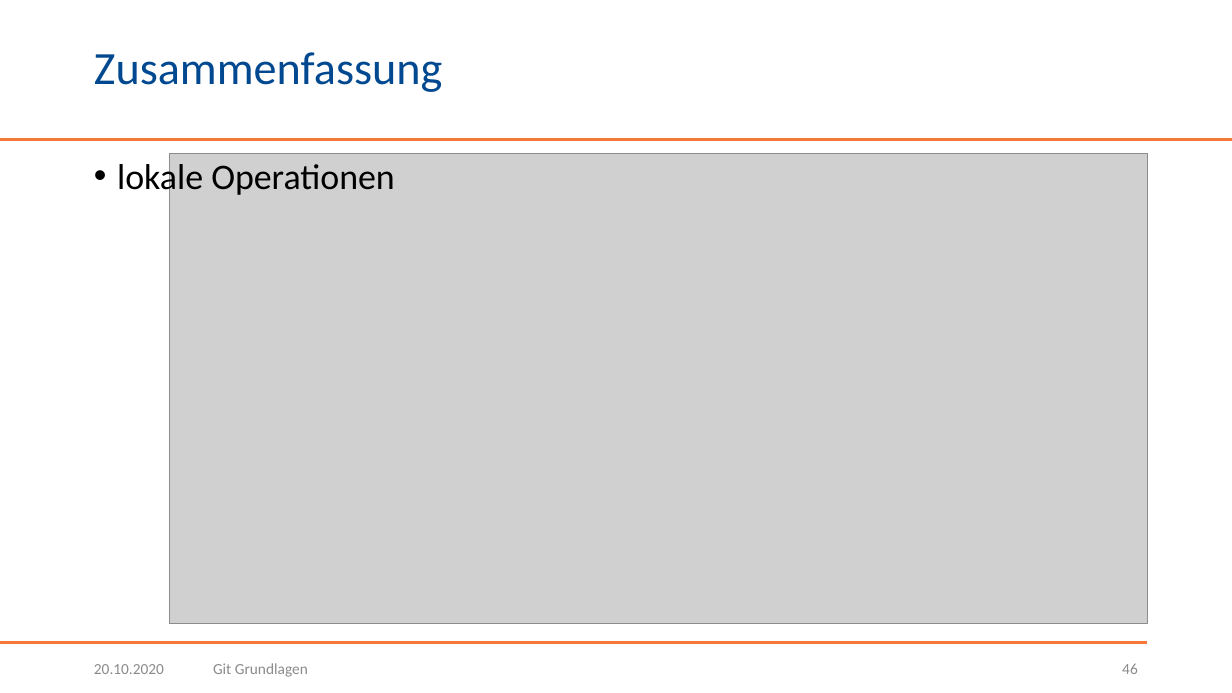
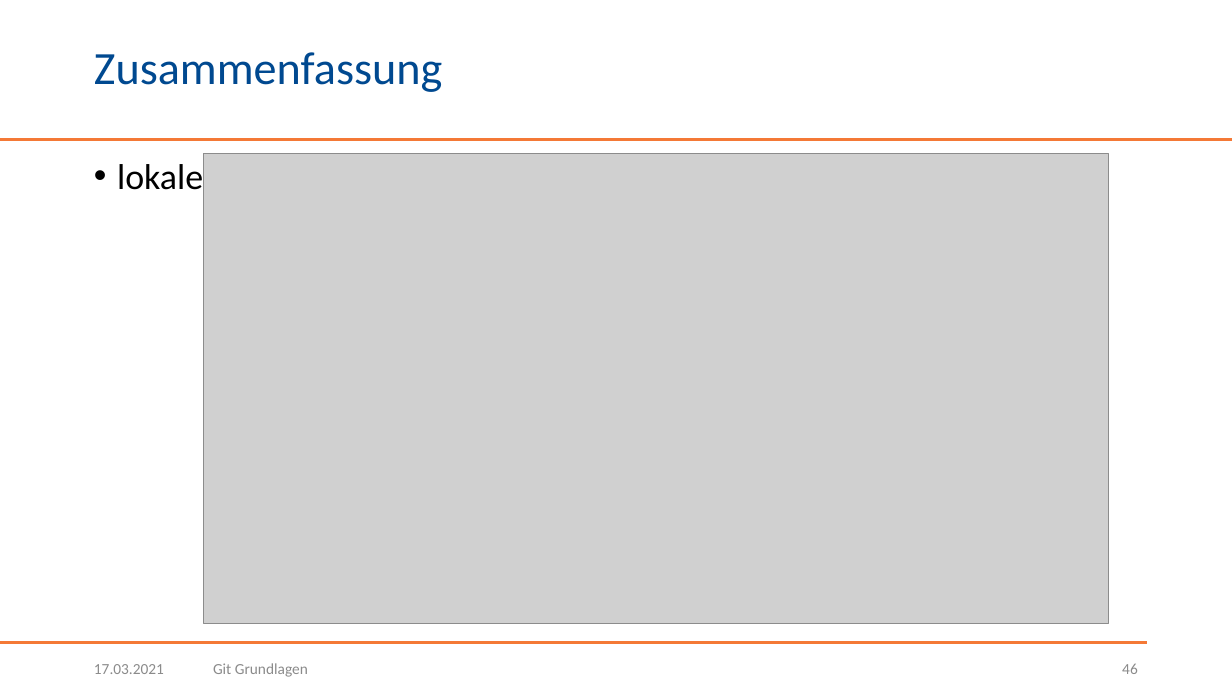
Before and after one commit to BogyMitutoyoCTL/Snake-AI-2021.1, a slide deck: slide 46 of presentation/Git Grundlagen.pptx. Drawn at 1232x693 pixels with LibreOffice and Linux fonts; fonts in the diff are those of the drawing; grey boxes stand for pictures; background and template pictures are left out. Boxes give left, top, right and bottom in pixels: in the first picture for what was removed or moved away, otherwise in the second. Text is boxed around its words. In the diff, an @@ line names an element or a change of style, - is before the commit and + after.

```diff
--- a/presentation/Git Grundlagen.pptx
+++ b/presentation/Git Grundlagen.pptx
@@ picture: place and size @@
-picture at [169, 153, 1147, 623]
+picture at [204, 153, 1109, 623]
@@ text at [94, 664, 164, 674]: text changed @@
-20.10.2020
+17.03.2021
```
Also in this commit, not shown: 48 other slides changed.
